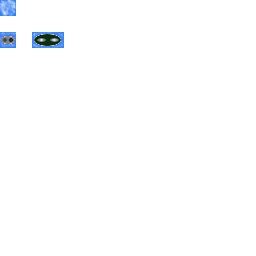
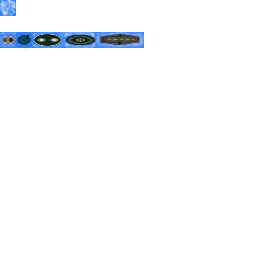
Layers edited between the first and the second w=256, h=256 image:
painted on "Background" over [15, 30, 144, 49]
